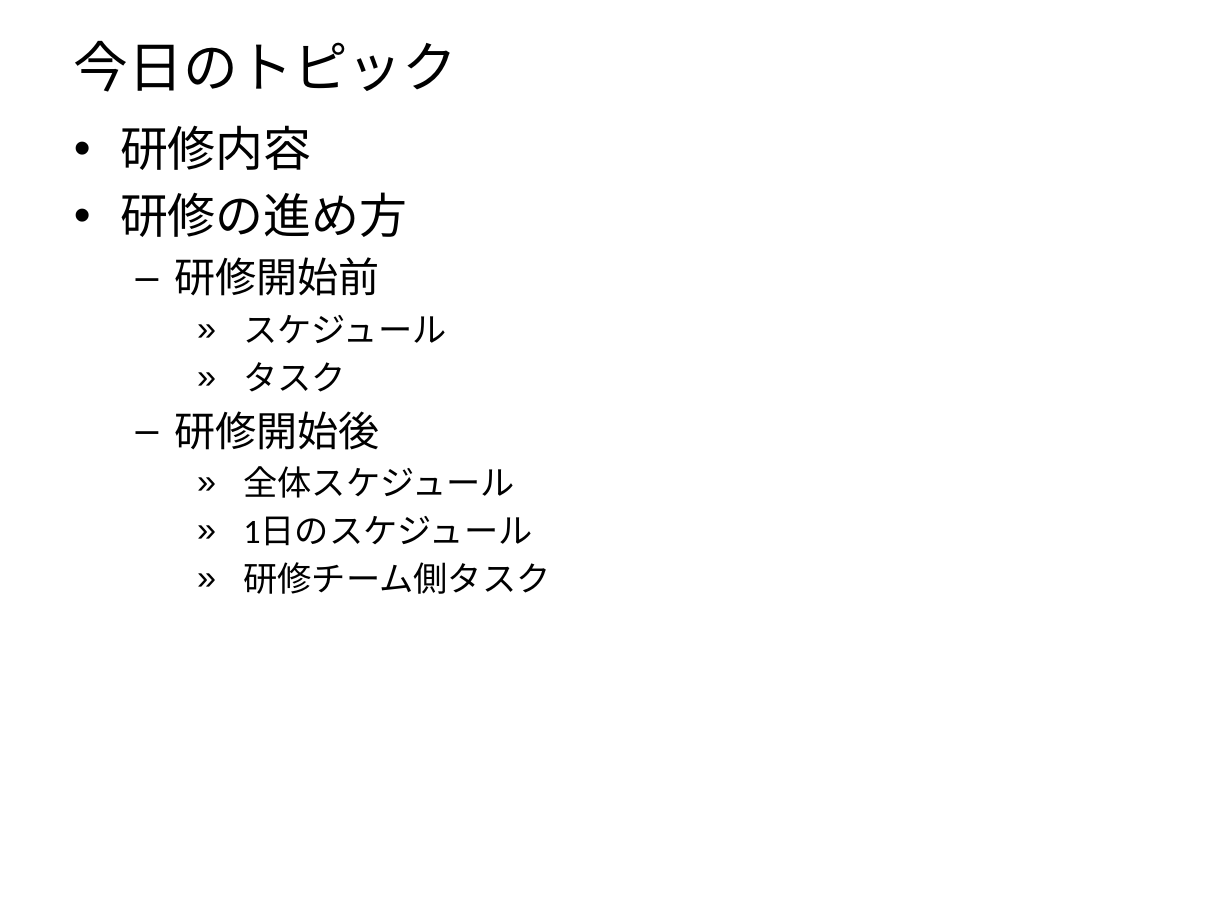
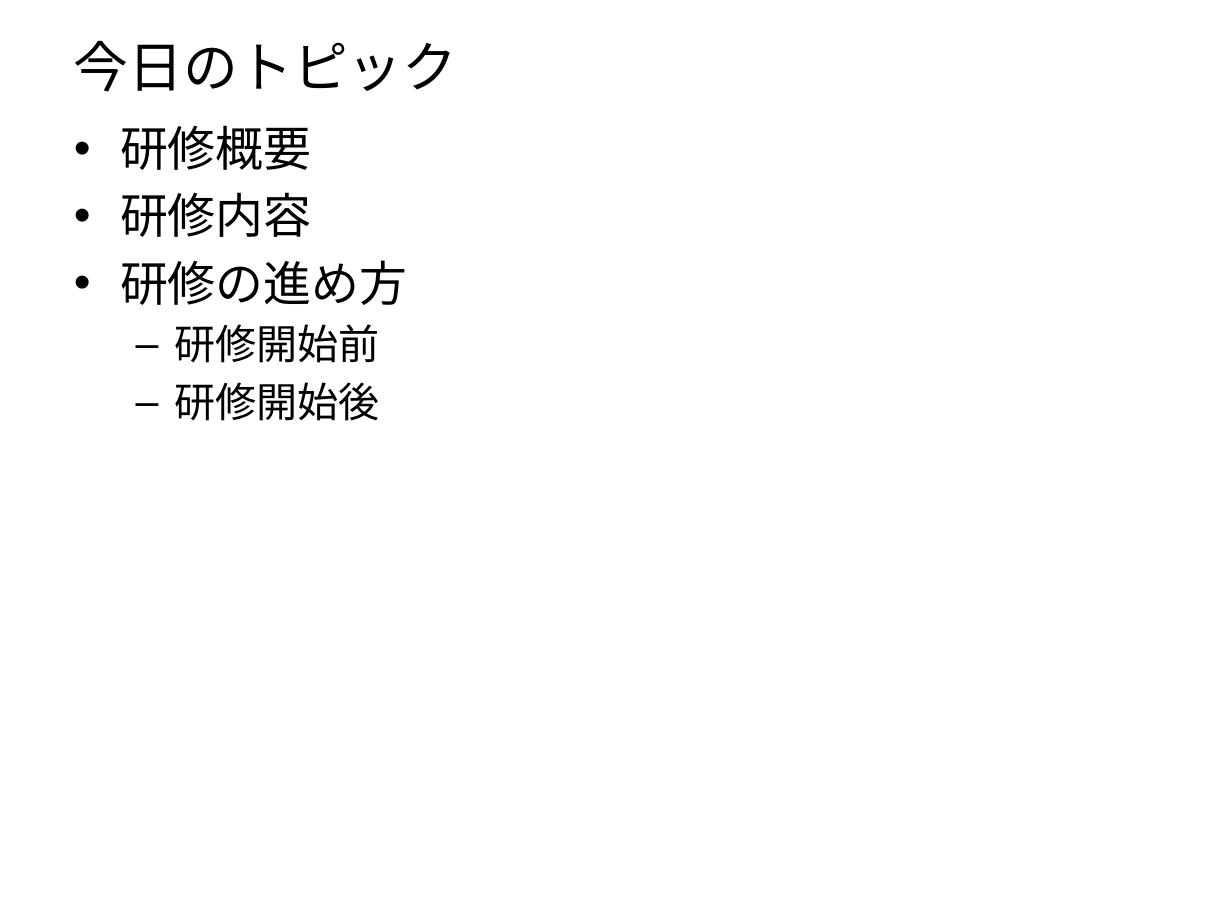
Before and after one commit to N-Saito/Training, a slide deck: slide 1 of 新人研修.pptx. Drawn at 1232x924 pixels with LibreOffice and Linux fonts; fonts in the diff are those of the drawing. Boxes give left, top, right and bottom in pixels: in the first picture for what was removed or moved away, otherwise in the second. Text is boxed around its words. In the diff, an @@ line names an element or a change of style, - is before the commit and + after.

```diff
--- a/新人研修.pptx
+++ b/新人研修.pptx
@@ text at (x1=120, y1=125, x2=311, y2=170): paragraph added @@
+• 研修概要
@@ text at (x1=243, y1=315, x2=446, y2=392): paragraphs removed @@
-    » スケジュール
-    » タスク
@@ text at (x1=243, y1=466, x2=550, y2=594): paragraphs removed @@
-    » 全体スケジュール
-    » 1日のスケジュール
-    » 研修チーム側タスク
```
Also in this commit, not shown: 6 other slides changed, 3 slides removed.
